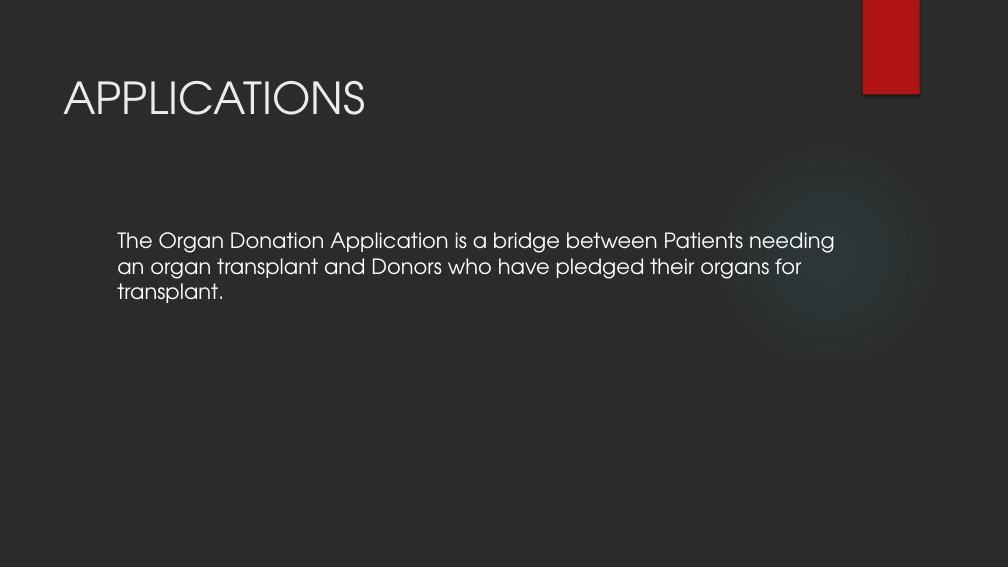
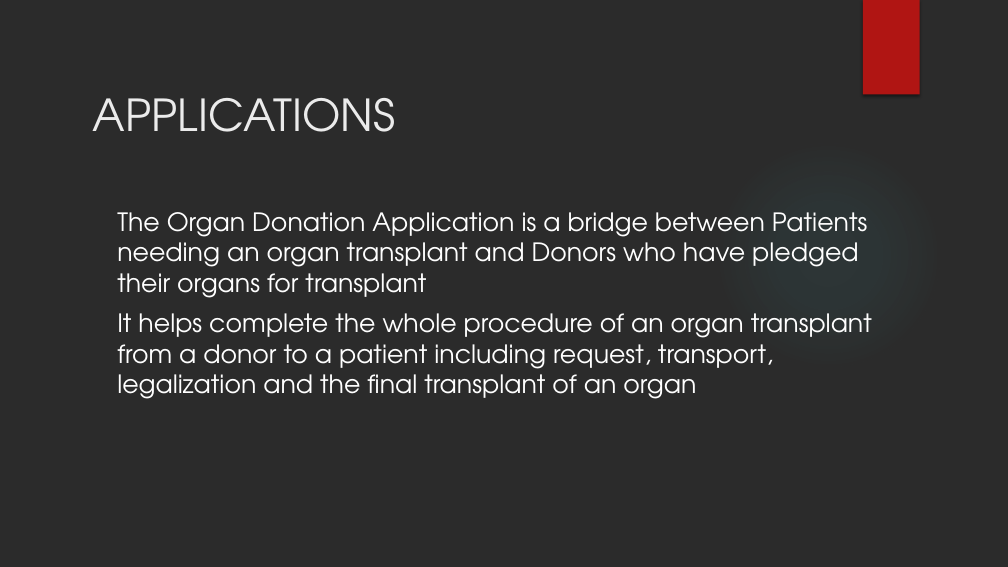
Before and after one commit to ShahNeel9/TeamProjects, a slide deck: slide 3 of AED FINAL PROJECT.pptx (slide 2 before the commit). Drawn at 1008x567 pixels with LibreOffice and Linux fonts; fonts in the diff are those of the drawing; background and template pictures are left out; a plain dark background stands for a picture behind light text. Boxes give left, top, right and bottom in pixels: in the first picture for what was removed or moved away, otherwise in the second. Text is boxed around its words. In the diff, an @@ line names an element or a change of style, - is before the commit and + after.

Commit message:
ppt 1st draft

```diff
--- a/AED FINAL PROJECT.pptx
+++ b/AED FINAL PROJECT.pptx
@@ title "APPLICATIONS": place and size @@
-title "APPLICATIONS" at [63,81,365,115]
+title "APPLICATIONS" at [93,98,395,132]
@@ text at [117,212,872,399]: text changed; size 20 to 24 pt @@
-The Organ Donation Application is a bridge between Patients needing an organ transplant and Donors who have pledged their organs for transplant.
+The Organ Donation Application is a bridge between Patients needing an organ transplant and Donors who have pledged their organs for transplant
+It helps complete the whole procedure of an organ transplant from a donor to a patient including request, transport, legalization and the final transplant of an organ
```
Also in this commit, not shown: 2 other slides changed, 5 slides added, 2 slides removed.
